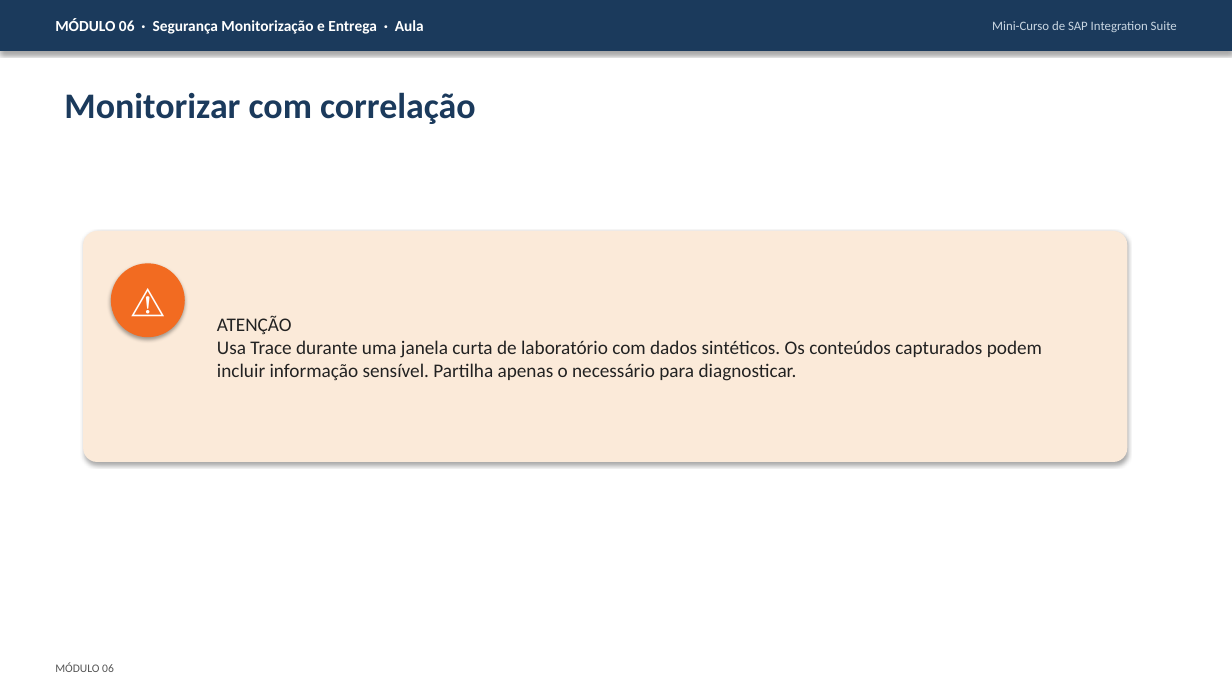
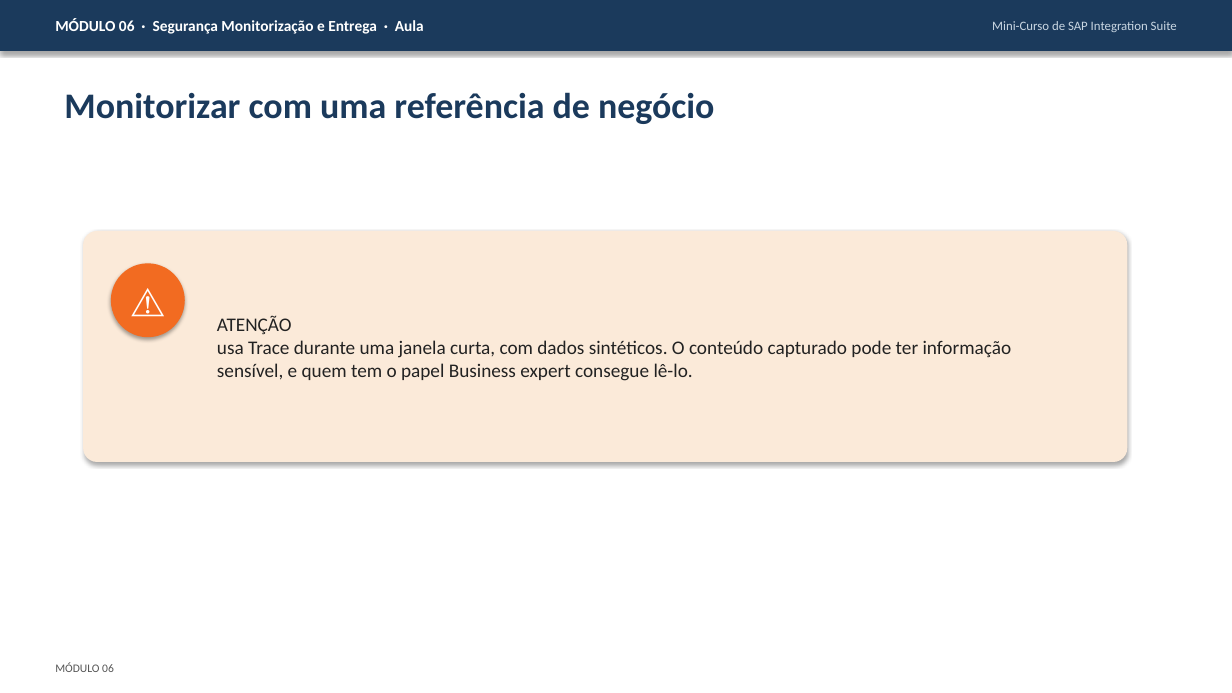
Before and after one commit to AdrianoHebreu/estudos, a slide deck: slide 24 of Integration_suite_studies/06-Seguranca-Monitorizacao-e-Entrega/06-Seguranca-Monitorizacao-e-Entrega.pptx (slide 7 before the commit). Drawn at 1232x693 pixels with LibreOffice and Linux fonts; fonts in the diff are those of the drawing. Boxes give left, top, right and bottom in pixels: in the first picture for what was removed or moved away, otherwise in the second. Text is boxed around its words. In the diff, an @@ line names an element or a change of style, - is before the commit and + after.

```diff
--- a/Integration_suite_studies/06-Seguranca-Monitorizacao-e-Entrega/06-Seguranca-Monitorizacao-e-Entrega.pptx
+++ b/Integration_suite_studies/06-Seguranca-Monitorizacao-e-Entrega/06-Seguranca-Monitorizacao-e-Entrega.pptx
@@ text at (x1=64, y1=92, x2=714, y2=124): text changed @@
-Monitorizar com correlação
+Monitorizar com uma referência de negócio
@@ text at (x1=217, y1=340, x2=1012, y2=381): text changed @@
-Usa Trace durante uma janela curta de laboratório com dados sintéticos. Os conteúdos capturados podem incluir informação sensível. Partilha apenas o necessário para diagnosticar.
+usa Trace durante uma janela curta, com dados sintéticos. O conteúdo capturado pode ter informação sensível, e quem tem o papel Business expert consegue lê-lo.
```
Also in this commit, not shown: 11 other slides changed, 27 slides added, 47 other files.
